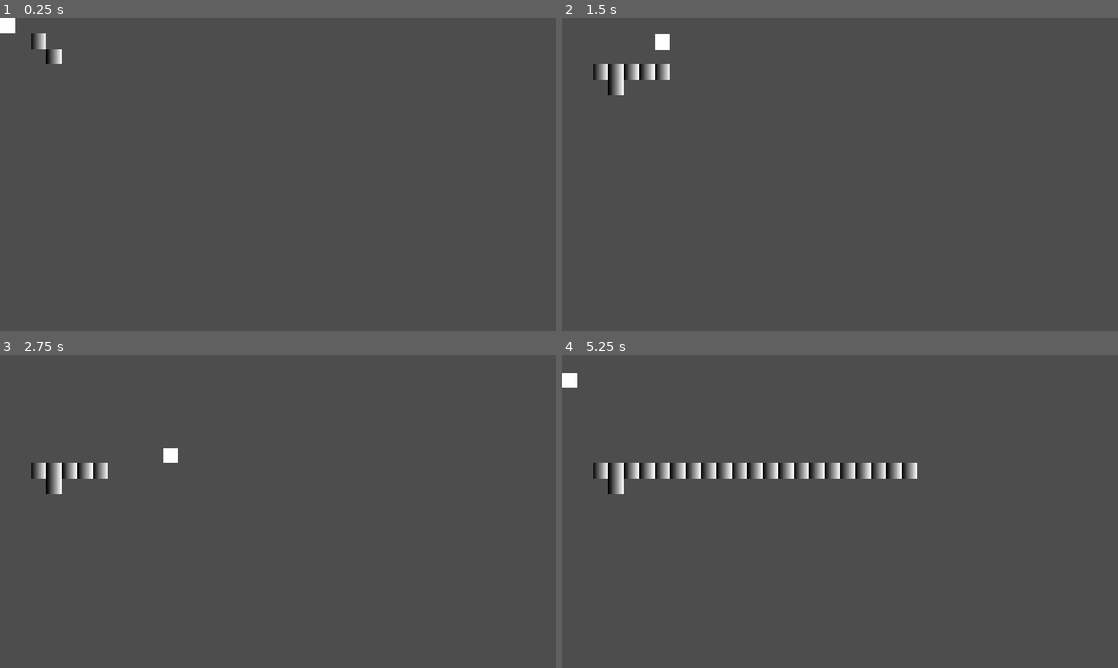
Above: before the commit, frames 1-4 (two rows, left to right).
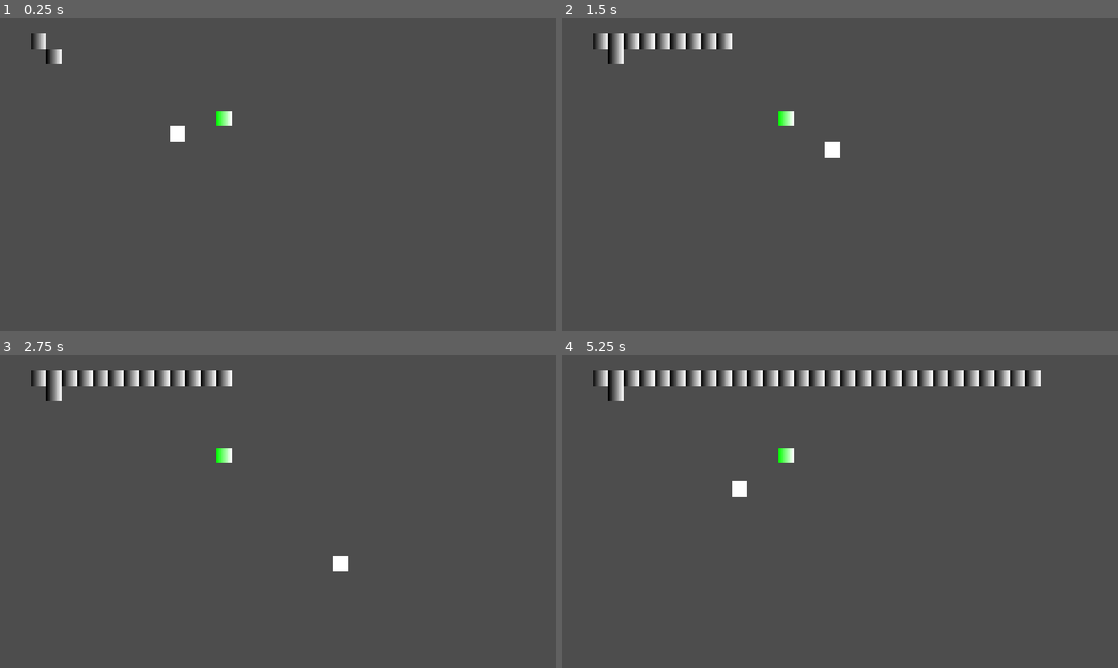
Above: after the commit, the same moments.

Repository: MukkiGames-Production/GithubGameJam2026
Game: Godot game, scene res://World.tscn
Two runs of this game, one before a commit and one after it. Both use one fixed random seed, a clock stepped at 60 frames per second and the inputs below. Before the commit the project starts from res://test_world.tscn.
Inputs:
- Up to frame 1 (0.25 s): no input
- Up to frame 2 (1.5 s): tap Enter at 0.5 s; hold D (ui_right) 0.53-1.28 s; tap P at 0.6, 1.35 s; hold S (ui_down) from 1.28 s (still down)
- Up to frame 3 (2.75 s): release S (ui_down) at 2.03 s; hold D (ui_right) from 2.03 s (still down); tap P at 2.1 s
- Up to frame 4 (5.25 s): release D (ui_right) at 2.78 s; hold W (ui_up) 2.78-3.53 s; tap P every 0.75 s from 2.85 to 5.1 s; hold A (ui_left) 3.53-5.03 s; hold S (ui_down) from 5.03 s (still down)

The runs differ from the first frame. In frame 1, 0.4% of the frame differs, in the area x 0-42%, y 0-40%; in frame 2, 2.1%; in frame 3, 2.7%; in frame 4, 6.4%, in the area x 0-87%, y 4-46%.

Commit message:
level is change

Diff:
--- a/shifting-babaisyou-2/LevelManagement/level.gd
+++ b/shifting-babaisyou-2/LevelManagement/level.gd
@@ -1,18 +1,24 @@
 extends Node2D
 
 @export var walls_layer: TileMapLayer
-@export var goals_layer: TileMapLayer   # optional
 
 var boxes: Dictionary = {}   # Vector2i → Box
 
+signal level_completed
+
 var _signal_update_pending := false
 var signal_errors: Array[String] = []
+
+var goal: Goal
 
 func _ready() -> void:
 	for box in get_tree().get_nodes_in_group("boxes"):
 		if is_ancestor_of(box):
 			register_box(box)
 	request_signal_update()
+	for goal in get_tree().get_nodes_in_group("goal"):
+		if is_ancestor_of(goal):
+			self.goal = goal
 
 func register_box(box: Box) -> void:
 	for segment in box.segments:
@@ -33,7 +39,6 @@
 		return
 	_signal_update_pending = true
 	recalculate_signals.call_deferred()
-
 
 func recalculate_signals() -> void:
 	_signal_update_pending = false
@@ -106,17 +111,13 @@
 func is_wall(cell: Vector2i) -> bool:
 	return walls_layer.get_cell_source_id(cell) != -1
 
-func check_win() -> bool:
-	if goals_layer == null:
+func check_win(player_grid_pos):
+	if player_grid_pos != goal.grid_pos:
 		return false
 
-	var goals := goals_layer.get_used_cells()
-	if goals.is_empty():
-		return false
+	print("Level Complete!")
+	level_completed.emit()
+	return true
 
-	for goal in goals:
-		if get_box_at(goal) == null:
-			return false
-
-	print("Level Complete!")
-	return true
+func handle_level_transition():
+	pass
--- /dev/null
+++ b/shifting-babaisyou-2/Levels/test_level.tscn
@@ -0,0 +1,48 @@
+[gd_scene format=3 uid="uid://cfq73vexyiolf"]
+
+[ext_resource type="Script" uid="uid://cw74yc0xlii1g" path="res://LevelManagement/level.gd" id="1_i4ak4"]
+[ext_resource type="PackedScene" uid="uid://bi1r8yy4tsvq6" path="res://MovingEntities/Player/player.tscn" id="2_3158n"]
+[ext_resource type="PackedScene" uid="uid://dvunsvy35sb5b" path="res://MovingEntities/Box/Box.tscn" id="3_ub4j8"]
+[ext_resource type="PackedScene" uid="uid://bfngocxflhkmw" path="res://WorldObjects/Goal/Goal.tscn" id="4_pvdih"]
+
+[sub_resource type="TileSet" id="TileSet_fvauv"]
+
+[sub_resource type="TileSet" id="TileSet_t44kd"]
+
+[sub_resource type="TileSet" id="TileSet_rfxws"]
+
+[sub_resource type="TileSet" id="TileSet_hfws3"]
+
+[node name="Level" type="Node2D" unique_id=1650857934 node_paths=PackedStringArray("walls_layer")]
+script = ExtResource("1_i4ak4")
+walls_layer = NodePath("Walls")
+
+[node name="Player" parent="." unique_id=1575326642 instance=ExtResource("2_3158n")]
+position = Vector2(356, 224)
+
+[node name="Floor" type="TileMapLayer" parent="." unique_id=2025402108]
+scale = Vector2(2, 2)
+tile_set = SubResource("TileSet_fvauv")
+
+[node name="Walls" type="TileMapLayer" parent="." unique_id=2021954638]
+scale = Vector2(2, 2)
+tile_set = SubResource("TileSet_t44kd")
+
+[node name="Modifiers" type="TileMapLayer" parent="." unique_id=1371582339]
+scale = Vector2(2, 2)
+tile_set = SubResource("TileSet_rfxws")
+
+[node name="Hazards" type="TileMapLayer" parent="." unique_id=603197292]
+scale = Vector2(2, 2)
+tile_set = SubResource("TileSet_hfws3")
+
+[node name="Boxes" type="Node2D" parent="." unique_id=1765668326]
+
+[node name="Box" parent="Boxes" unique_id=348941812 instance=ExtResource("3_ub4j8")]
+position = Vector2(64, 63)
+
+[node name="Box2" parent="Boxes" unique_id=1854147729 instance=ExtResource("3_ub4j8")]
+position = Vector2(108, 67)
+
+[node name="Goal" parent="." unique_id=72610145 instance=ExtResource("4_pvdih")]
+position = Vector2(467, 210)
--- /dev/null
+++ b/shifting-babaisyou-2/Levels/test_level2.tscn
@@ -0,0 +1,48 @@
+[gd_scene format=3 uid="uid://cbmxfibqr2t7g"]
+
+[ext_resource type="Script" uid="uid://cw74yc0xlii1g" path="res://LevelManagement/level.gd" id="1_2kvvy"]
+[ext_resource type="PackedScene" uid="uid://bi1r8yy4tsvq6" path="res://MovingEntities/Player/player.tscn" id="2_7a8pb"]
+[ext_resource type="PackedScene" uid="uid://dvunsvy35sb5b" path="res://MovingEntities/Box/Box.tscn" id="3_dd3ly"]
+[ext_resource type="PackedScene" uid="uid://bfngocxflhkmw" path="res://WorldObjects/Goal/Goal.tscn" id="3_kukhq"]
+
+[sub_resource type="TileSet" id="TileSet_fvauv"]
+
+[sub_resource type="TileSet" id="TileSet_t44kd"]
+
+[sub_resource type="TileSet" id="TileSet_rfxws"]
+
+[sub_resource type="TileSet" id="TileSet_hfws3"]
+
+[node name="Level" type="Node2D" unique_id=1650857934 node_paths=PackedStringArray("walls_layer")]
+script = ExtResource("1_2kvvy")
+walls_layer = NodePath("Walls")
+
+[node name="Player" parent="." unique_id=1575326642 instance=ExtResource("2_7a8pb")]
+position = Vector2(386, 144)
+
+[node name="Floor" type="TileMapLayer" parent="." unique_id=2025402108]
+scale = Vector2(2, 2)
+tile_set = SubResource("TileSet_fvauv")
+
+[node name="Walls" type="TileMapLayer" parent="." unique_id=2021954638]
+scale = Vector2(2, 2)
+tile_set = SubResource("TileSet_t44kd")
+
+[node name="Modifiers" type="TileMapLayer" parent="." unique_id=1371582339]
+scale = Vector2(2, 2)
+tile_set = SubResource("TileSet_rfxws")
+
+[node name="Hazards" type="TileMapLayer" parent="." unique_id=603197292]
+scale = Vector2(2, 2)
+tile_set = SubResource("TileSet_hfws3")
+
+[node name="Boxes" type="Node2D" parent="." unique_id=1765668326]
+
+[node name="Box" parent="Boxes" unique_id=348941812 instance=ExtResource("3_dd3ly")]
+position = Vector2(64, 63)
+
+[node name="Box2" parent="Boxes" unique_id=1854147729 instance=ExtResource("3_dd3ly")]
+position = Vector2(108, 67)
+
+[node name="Goal" parent="." unique_id=72610145 instance=ExtResource("3_kukhq")]
+position = Vector2(467, 210)
--- a/shifting-babaisyou-2/MovingEntities/Box/box.gd
+++ b/shifting-babaisyou-2/MovingEntities/Box/box.gd
@@ -59,7 +59,6 @@
 	_do_move(dir)
 	return true
 
-
 func _do_move(dir: Vector2i) -> void:
 	var target := grid_pos + dir
 	moving = true
@@ -68,19 +67,9 @@
 	grid_pos = target
 	level.register_box(self)
 
-	# Move every segment visually
-	for segment in segments:
-		segment.global_position = grid_to_world(grid_pos + segment.offset)
-
 	var tween := create_tween()
 	tween.tween_property(self, "global_position", grid_to_world(grid_pos), 1.0 / move_speed)\
 		.set_trans(Tween.TRANS_SINE)
-
-	# Also tween the segments so they stay in sync (optional but looks better)
-	for segment in segments:
-		tween.parallel().tween_property(segment, "global_position",
-			grid_to_world(grid_pos + segment.offset), 1.0 / move_speed)\
-			.set_trans(Tween.TRANS_SINE)
 
 	await tween.finished
 	moving = false
--- a/shifting-babaisyou-2/MovingEntities/Player/player.gd
+++ b/shifting-babaisyou-2/MovingEntities/Player/player.gd
@@ -6,10 +6,12 @@
 	&"ui_up":    Vector2i.UP,
 	&"ui_down":  Vector2i.DOWN,
 }
-
 var desired_dir: Vector2i = Vector2i.ZERO
+var movement_active = true
 
 func _unhandled_input(event: InputEvent) -> void:
+	if !movement_active:
+		return
 	for action in inputs:
 		if event.is_action_pressed(action):
 			desired_dir = inputs[action]
@@ -41,4 +43,6 @@
 	return success
 
 func _on_move_finished() -> void:
-	level.check_win()
+	if level.check_win(self.grid_pos):
+		movement_active = false
+		desired_dir = Vector2i.ZERO
--- a/shifting-babaisyou-2/MovingEntities/Player/player.tscn
+++ b/shifting-babaisyou-2/MovingEntities/Player/player.tscn
@@ -16,5 +16,3 @@
 
 [node name="Sprite2D" type="Sprite2D" parent="." unique_id=82945829]
 texture = SubResource("GradientTexture2D_nslow")
-
-[node name="RayCast2D" type="RayCast2D" parent="." unique_id=1549259257]
--- a/shifting-babaisyou-2/MovingEntities/moving_entity.gd
+++ b/shifting-babaisyou-2/MovingEntities/moving_entity.gd
@@ -1,38 +1,10 @@
-extends Node2D
+extends SokobanObject
 class_name MovingEntity
 
 @export var tile_size: int = 8
 @export var move_speed: float = 8.0
 
-var grid_pos: Vector2i
 var moving: bool = false
-
-var level: Node2D   # will be set in _ready
-
-func _ready() -> void:
-	# Walk up the tree until we find the Level (the node that has walls_layer)
-	level = _find_level()
-	if level == null:
-		push_error("MovingEntity could not find Level!")
-		return
-
-	# Snap to grid
-	grid_pos = world_to_grid(global_position)
-	global_position = grid_to_world(grid_pos)
-
-func _find_level() -> Node2D:
-	var node = self
-	while node:
-		if node.get("walls_layer") != null:   # duck typing – looks for the export
-			return node
-		node = node.get_parent()
-	return null
-
-func world_to_grid(world_pos: Vector2) -> Vector2i:
-	return level.walls_layer.local_to_map(level.walls_layer.to_local(world_pos))
-
-func grid_to_world(grid: Vector2i) -> Vector2:
-	return level.walls_layer.to_global(level.walls_layer.map_to_local(grid))
 
 func is_wall(cell: Vector2i) -> bool:
 	return level.is_wall(cell)
--- /dev/null
+++ b/shifting-babaisyou-2/World.gd
@@ -0,0 +1,25 @@
+extends Node2D
+class_name World
+
+@export var levels: Array[PackedScene] = []
+var current_level_index := 0
+var current_level: Node = null
+
+func _ready() -> void:
+	load_level(current_level_index)
+
+func load_level(index: int) -> void:
+	if index >= levels.size():
+		print("You beat the game!")
+		return
+
+	current_level_index = index
+	current_level = levels[index].instantiate()
+	add_child(current_level)
+	current_level.level_completed.connect(_on_level_completed)
+
+func _on_level_completed() -> void:
+	current_level.queue_free()
+	await get_tree().process_frame
+	# You can play a sound or fade the screen here before loading the next one
+	load_level(current_level_index + 1)
--- /dev/null
+++ b/shifting-babaisyou-2/World.tscn
@@ -0,0 +1,9 @@
+[gd_scene format=3 uid="uid://cext41l5hxvtw"]
+
+[ext_resource type="Script" uid="uid://yccixvnkl2yd" path="res://World.gd" id="1_eu7l1"]
+[ext_resource type="PackedScene" uid="uid://cfq73vexyiolf" path="res://Levels/test_level.tscn" id="2_2dftf"]
+[ext_resource type="PackedScene" uid="uid://cbmxfibqr2t7g" path="res://Levels/test_level2.tscn" id="3_bcbcq"]
+
+[node name="World" type="Node2D" unique_id=532175261]
+script = ExtResource("1_eu7l1")
+levels = Array[PackedScene]([ExtResource("2_2dftf"), ExtResource("3_bcbcq")])
--- a/shifting-babaisyou-2/Gate/gate.tscn
+++ b/shifting-babaisyou-2/WorldObjects/Gate/gate.tscn
@@ -1,6 +1,6 @@
 [gd_scene format=3 uid="uid://chvm60s11q1j"]
 
-[ext_resource type="Script" path="res://Gate/gate.gd" id="1_15vrf"]
+[ext_resource type="Script" uid="uid://c54ow412sht2e" path="res://WorldObjects/Gate/gate.gd" id="1_15vrf"]
 
 [node name="gate" type="Node2D" unique_id=1396264574]
 script = ExtResource("1_15vrf")
--- /dev/null
+++ b/shifting-babaisyou-2/WorldObjects/Goal/Goal.tscn
@@ -0,0 +1,17 @@
+[gd_scene format=3 uid="uid://bfngocxflhkmw"]
+
+[ext_resource type="Script" uid="uid://c33li6xvevll6" path="res://WorldObjects/Goal/goal.gd" id="1_crjdy"]
+
+[sub_resource type="Gradient" id="Gradient_mx5to"]
+colors = PackedColorArray(0, 1, 0, 1, 1, 1, 1, 1)
+
+[sub_resource type="GradientTexture2D" id="GradientTexture2D_nslow"]
+gradient = SubResource("Gradient_mx5to")
+width = 32
+height = 32
+
+[node name="Goal" type="Node2D" unique_id=72610145]
+script = ExtResource("1_crjdy")
+
+[node name="Sprite2D" type="Sprite2D" parent="." unique_id=1313196253]
+texture = SubResource("GradientTexture2D_nslow")
--- /dev/null
+++ b/shifting-babaisyou-2/WorldObjects/Goal/goal.gd
@@ -0,0 +1,6 @@
+extends SokobanObject
+class_name Goal
+
+func _ready() -> void:
+	super._ready()
+	add_to_group("goal")
--- a/shifting-babaisyou-2/gate.tscn
+++ b/shifting-babaisyou-2/gate.tscn
@@ -1,5 +1,5 @@
-[gd_scene load_steps=2 format=3 uid="uid://ome8hxlo5c6o"]
+[gd_scene format=3 uid="uid://ome8hxlo5c6o"]
 
-[ext_resource type="PackedScene" path="res://Gate/gate.tscn" id="1"]
+[ext_resource type="PackedScene" uid="uid://chvm60s11q1j" path="res://WorldObjects/Gate/gate.tscn" id="1"]
 
-[node name="gate" instance=ExtResource("1")]
+[node name="gate" unique_id=349681147 instance=ExtResource("1")]
--- a/shifting-babaisyou-2/player.tscn
+++ b/shifting-babaisyou-2/player.tscn
@@ -1,5 +1,5 @@
-[gd_scene load_steps=2 format=3]
+[gd_scene format=3 uid="uid://di10c6xjlsxbv"]
 
-[ext_resource type="PackedScene" path="res://MovingEntities/Player/player.tscn" id="1"]
+[ext_resource type="PackedScene" uid="uid://bi1r8yy4tsvq6" path="res://MovingEntities/Player/player.tscn" id="1"]
 
-[node name="Player" instance=ExtResource("1")]
+[node name="Player" unique_id=86580397 instance=ExtResource("1")]
--- a/shifting-babaisyou-2/player_move_scene.tscn
+++ /dev/null
@@ -1,5 +0,0 @@
-[gd_scene load_steps=2 format=3 uid="uid://c0gl05pkqh45x"]
-
-[ext_resource type="PackedScene" path="res://test_world.tscn" id="1"]
-
-[node name="Node2D" instance=ExtResource("1")]
--- a/shifting-babaisyou-2/player_move_scene2.tscn
+++ b/shifting-babaisyou-2/player_move_scene2.tscn
@@ -1,63 +1,61 @@
-[gd_scene load_steps=7 format=3]
+[gd_scene format=3 uid="uid://bflxolxx20a2r"]
 
-[ext_resource type="Script" path="res://LevelManagement/level.gd" id="1"]
-[ext_resource type="PackedScene" path="res://MovingEntities/Box/Box.tscn" id="2"]
-[ext_resource type="PackedScene" path="res://MovingEntities/Player/player.tscn" id="3"]
+[ext_resource type="Script" uid="uid://cw74yc0xlii1g" path="res://LevelManagement/level.gd" id="1"]
+[ext_resource type="PackedScene" uid="uid://dvunsvy35sb5b" path="res://MovingEntities/Box/Box.tscn" id="2"]
+[ext_resource type="PackedScene" uid="uid://bi1r8yy4tsvq6" path="res://MovingEntities/Player/player.tscn" id="3"]
 [ext_resource type="PackedScene" path="res://SignalTile.tscn" id="4"]
-[ext_resource type="PackedScene" path="res://Gate/gate.tscn" id="5"]
+[ext_resource type="PackedScene" uid="uid://chvm60s11q1j" path="res://WorldObjects/Gate/gate.tscn" id="5"]
 
 [sub_resource type="TileSet" id="Grid"]
-tile_size = Vector2i(16, 16)
 
-[node name="PlayerMoveScene2" type="Node2D"]
+[node name="PlayerMoveScene2" type="Node2D" unique_id=1552290877]
 
-[node name="Level" type="Node2D" parent="." node_paths=PackedStringArray("walls_layer")]
+[node name="Level" type="Node2D" parent="." unique_id=1498526539 node_paths=PackedStringArray("walls_layer")]
 script = ExtResource("1")
 walls_layer = NodePath("Walls")
 
-[node name="Player" parent="Level" instance=ExtResource("3")]
+[node name="Player" parent="Level" unique_id=301880666 instance=ExtResource("3")]
 position = Vector2(80, 80)
 tile_size = 32
 
-[node name="Floor" type="TileMapLayer" parent="Level"]
+[node name="Floor" type="TileMapLayer" parent="Level" unique_id=852107378]
 scale = Vector2(2, 2)
 tile_set = SubResource("Grid")
 
-[node name="Walls" type="TileMapLayer" parent="Level"]
+[node name="Walls" type="TileMapLayer" parent="Level" unique_id=2136783831]
 scale = Vector2(2, 2)
 tile_set = SubResource("Grid")
 
-[node name="Modifiers" type="TileMapLayer" parent="Level"]
+[node name="Modifiers" type="TileMapLayer" parent="Level" unique_id=210849022]
 scale = Vector2(2, 2)
 tile_set = SubResource("Grid")
 
-[node name="Hazards" type="TileMapLayer" parent="Level"]
+[node name="Hazards" type="TileMapLayer" parent="Level" unique_id=564024412]
 scale = Vector2(2, 2)
 tile_set = SubResource("Grid")
 
-[node name="SourceA" parent="Level" node_paths=PackedStringArray("destinations") instance=ExtResource("4")]
+[node name="SourceA" parent="Level" unique_id=493865006 node_paths=PackedStringArray("destinations") instance=ExtResource("4")]
 position = Vector2(80, 112)
-destinations = Array[NodePath]([NodePath("../OutputTile")])
+destinations = [NodePath("../OutputTile")]
 
-[node name="SourceB" parent="Level" node_paths=PackedStringArray("destinations") instance=ExtResource("4")]
+[node name="SourceB" parent="Level" unique_id=1109758775 node_paths=PackedStringArray("destinations") instance=ExtResource("4")]
 position = Vector2(144, 112)
-destinations = Array[NodePath]([NodePath("../OutputTile")])
+destinations = [NodePath("../OutputTile")]
 
-[node name="OutputTile" parent="Level" node_paths=PackedStringArray("receivers") instance=ExtResource("4")]
+[node name="OutputTile" parent="Level" unique_id=1191445315 node_paths=PackedStringArray("receivers") instance=ExtResource("4")]
 position = Vector2(208, 112)
-receivers = Array[NodePath]([NodePath("../Gate")])
+receivers = [NodePath("../Gate")]
 
-[node name="Gate" parent="Level" instance=ExtResource("5")]
+[node name="Gate" parent="Level" unique_id=618116183 instance=ExtResource("5")]
 position = Vector2(272, 112)
+script = null
 
-[node name="Boxes" type="Node2D" parent="Level"]
+[node name="Boxes" type="Node2D" parent="Level" unique_id=767144626]
 
-[node name="Box1" parent="Level/Boxes" instance=ExtResource("2")]
+[node name="Box1" parent="Level/Boxes" unique_id=1264185811 instance=ExtResource("2")]
 position = Vector2(80, 112)
 tile_size = 32
-val = "1"
 
-[node name="Box0" parent="Level/Boxes" instance=ExtResource("2")]
+[node name="Box0" parent="Level/Boxes" unique_id=436411573 instance=ExtResource("2")]
 position = Vector2(144, 112)
 tile_size = 32
-val = "0"
--- /dev/null
+++ b/shifting-babaisyou-2/sokoban_object.gd
@@ -0,0 +1,30 @@
+extends Node2D
+class_name SokobanObject
+
+var level: Node2D
+var grid_pos: Vector2i
+
+func _ready() -> void:
+	# Walk up the tree until we find the Level (the node that has walls_layer)
+	level = _find_level()
+	if level == null:
+		push_error("Some Entity could not find Level!")
+		return
+
+	# Snap to grid
+	grid_pos = world_to_grid(global_position)
+	global_position = grid_to_world(grid_pos)
+
+func _find_level() -> Node2D:
+	var node = self
+	while node:
+		if node.get("walls_layer") != null:   # duck typing – looks for the export
+			return node
+		node = node.get_parent()
+	return null
+
+func world_to_grid(world_pos: Vector2) -> Vector2i:
+	return level.walls_layer.local_to_map(level.walls_layer.to_local(world_pos))
+
+func grid_to_world(grid: Vector2i) -> Vector2:
+	return level.walls_layer.to_global(level.walls_layer.map_to_local(grid))
--- a/shifting-babaisyou-2/test_world.tscn
+++ /dev/null
@@ -1,46 +0,0 @@
-[gd_scene format=3 uid="uid://cext41l5hxvtw"]
-
-[ext_resource type="Script" uid="uid://cw74yc0xlii1g" path="res://LevelManagement/level.gd" id="1_srx0k"]
-[ext_resource type="PackedScene" uid="uid://dvunsvy35sb5b" path="res://MovingEntities/Box/Box.tscn" id="2_fvauv"]
-[ext_resource type="PackedScene" uid="uid://bi1r8yy4tsvq6" path="res://MovingEntities/Player/player.tscn" id="2_t44kd"]
-
-[sub_resource type="TileSet" id="TileSet_fvauv"]
-
-[sub_resource type="TileSet" id="TileSet_t44kd"]
-
-[sub_resource type="TileSet" id="TileSet_rfxws"]
-
-[sub_resource type="TileSet" id="TileSet_hfws3"]
-
-[node name="Node2D" type="Node2D" unique_id=532175261]
-
-[node name="Level" type="Node2D" parent="." unique_id=1476883390 node_paths=PackedStringArray("walls_layer", "goals_layer")]
-script = ExtResource("1_srx0k")
-walls_layer = NodePath("Walls")
-goals_layer = NodePath("Hazards")
-
-[node name="Player" parent="Level" unique_id=1575326642 instance=ExtResource("2_t44kd")]
-
-[node name="Floor" type="TileMapLayer" parent="Level" unique_id=1678928662]
-scale = Vector2(2, 2)
-tile_set = SubResource("TileSet_fvauv")
-
-[node name="Walls" type="TileMapLayer" parent="Level" unique_id=487960047]
-scale = Vector2(2, 2)
-tile_set = SubResource("TileSet_t44kd")
-
-[node name="Modifiers" type="TileMapLayer" parent="Level" unique_id=1193489730]
-scale = Vector2(2, 2)
-tile_set = SubResource("TileSet_rfxws")
-
-[node name="Hazards" type="TileMapLayer" parent="Level" unique_id=1903783359]
-scale = Vector2(2, 2)
-tile_set = SubResource("TileSet_hfws3")
-
-[node name="Boxes" type="Node2D" parent="Level" unique_id=2003082193]
-
-[node name="Box" parent="Level/Boxes" unique_id=348941812 instance=ExtResource("2_fvauv")]
-position = Vector2(64, 63)
-
-[node name="Box2" parent="Level/Boxes" unique_id=1863902041 instance=ExtResource("2_fvauv")]
-position = Vector2(108, 67)
Not shown: 1 places in shifting-babaisyou-2/MovingEntities/Player/player.tscn that only renumber resources
Renamed: shifting-babaisyou-2/Gate/gate.gd -> shifting-babaisyou-2/WorldObjects/Gate/gate.gd
